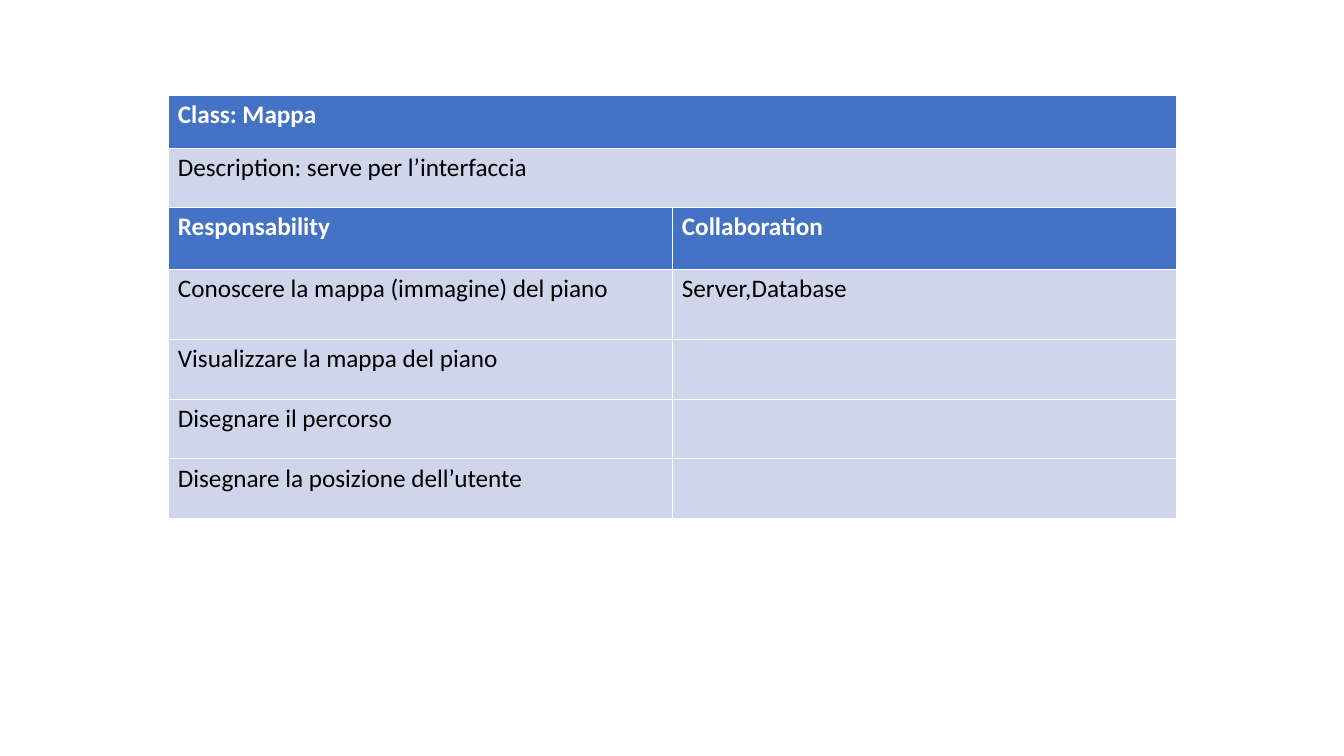
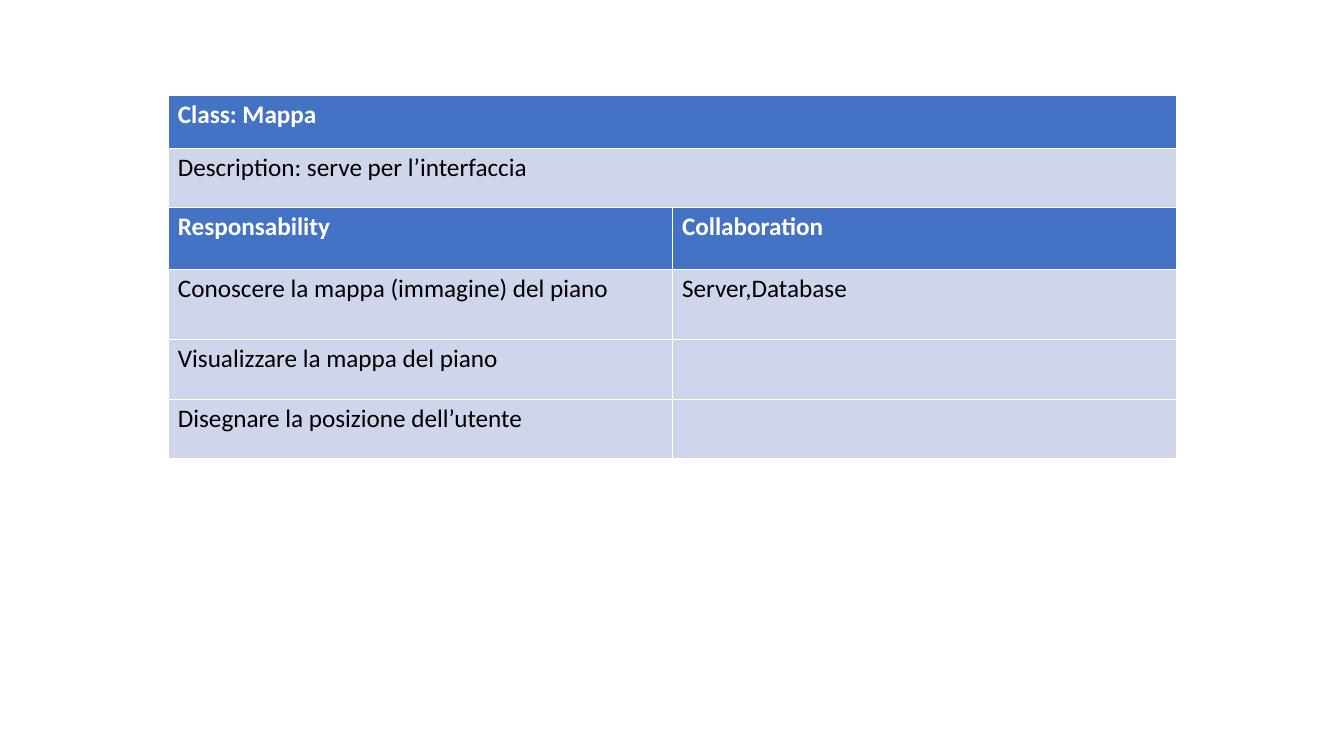
Before and after one commit to ecorradini/ProgettoIDS, a slide deck: slide 10 of AnalisiRequisiti/CRC/UT2/CRC_UT2.ppt. Drawn at 1344x756 pixels with LibreOffice and Linux fonts; fonts in the diff are those of the drawing. Boxes give left, top, right and bottom in pixels: in the first picture for what was removed or moved away, otherwise in the second. Text is boxed around its words. In the diff, an @@ line names an element or a change of style, - is before the commit and + after.

Commit message:
sds

```diff
--- a/AnalisiRequisiti/CRC/UT2/CRC_UT2.ppt
+++ b/AnalisiRequisiti/CRC/UT2/CRC_UT2.ppt
@@ table at (x1=168, y1=207, x2=1176, y2=457) @@
-row 4: Disegnare il percorso | 
```
